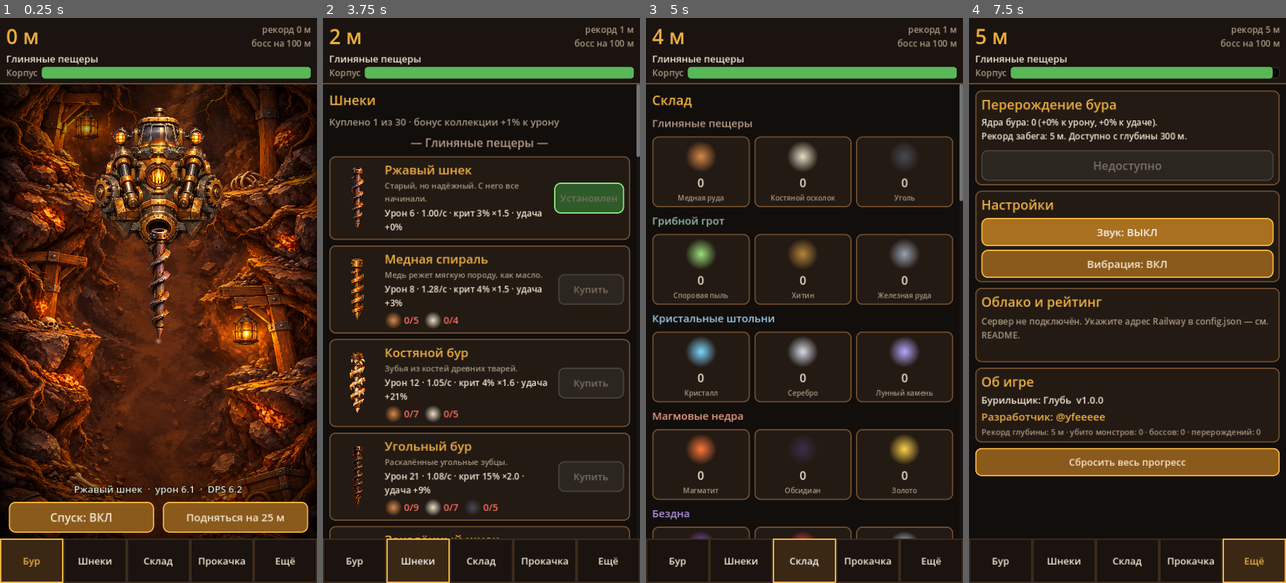
Above: before the commit, frames 1-4 (left to right).
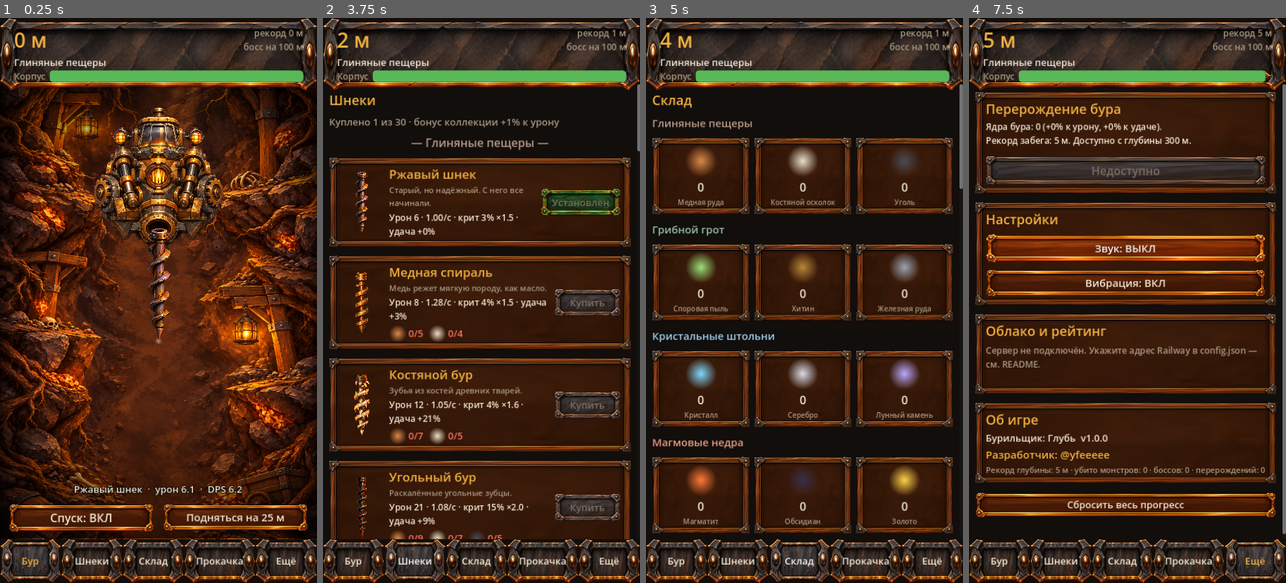
Above: after the commit, the same moments.

Repository: den1511bol/Test
Game: Godot game, scene res://scenes/Main.tscn
Two runs of this game, one before a commit and one after it. Both use one fixed random seed, a clock stepped at 60 frames per second and the inputs below.
Inputs:
- Up to frame 1 (0.25 s): no input
- Up to frame 2 (3.75 s): click "Спуск: ВКЛ" at 0.5 s; click "Фарм здесь (спуск выкл.)" at 1.25 s; click "Подняться на 25 м" at 2 s; click "Бур" at 2.75 s; click "Шнеки" at 3.5 s
- Up to frame 3 (5 s): click "Склад" at 4.25 s
- Up to frame 4 (7.5 s): click "Прокачка" at 5 s; click "Склад" at 5.75 s; click "Ещё" at 6.5 s; click "Звук: ВКЛ" at 7.25 s

The runs differ from the first frame. In frame 1, 17% of the frame differs, in the area x 0-100%, y 0-100%; in frame 2, 40%; in frame 3, 41%; in frame 4, 55%.

Commit message:
Add UI frames as 9-slice textures (panel, buttons, tabs, header, bar)
Co-Authored-By: Claude Opus 5.5 <noreply@anthropic.com>
Claude-Session: https://claude.ai/code/session_01CNTekXFGRpEBgTqGkXDMWp

Diff:
--- /dev/null
+++ b/deepdrill/assets/ui/margins.json
@@ -0,0 +1 @@
+{"button": [30, 25], "button_hover": [30, 26], "button_pressed": [30, 26], "button_dis": [30, 26], "button_ok": [30, 26], "panel": [28, 30], "tab": [33, 22], "tab_sel": [30, 22], "header": [40, 26], "bar_bg": [22, 12]}
--- a/deepdrill/scripts/UI.gd
+++ b/deepdrill/scripts/UI.gd
@@ -16,12 +16,22 @@
 static func style(kind: String) -> StyleBox:
 	var path := "res://assets/ui/%s.png" % kind
 	if Assets.has_art(path):
+		var m: Array = _margins().get(kind, [28, 28])
 		var sb := StyleBoxTexture.new()
 		sb.texture = Assets.get_tex(path)
-		sb.texture_margin_left = 28
-		sb.texture_margin_right = 28
-		sb.texture_margin_top = 28
-		sb.texture_margin_bottom = 28
+		sb.texture_margin_left = m[0]
+		sb.texture_margin_right = m[0]
+		sb.texture_margin_top = m[1]
+		sb.texture_margin_bottom = m[1]
+		sb.content_margin_left = m[0] * 0.7 + 4
+		sb.content_margin_right = m[0] * 0.7 + 4
+		sb.content_margin_top = m[1] * 0.6 + 2
+		sb.content_margin_bottom = m[1] * 0.6 + 2
+		if kind == "bar_bg":
+			sb.content_margin_left = 6
+			sb.content_margin_right = 6
+			sb.content_margin_top = 5
+			sb.content_margin_bottom = 5
 		return sb
 	var f := StyleBoxFlat.new()
 	f.set_corner_radius_all(14)
@@ -78,6 +88,17 @@
 		_:
 			f.bg_color = C_PANEL
 	return f
+
+
+static var _m_cache := {}
+
+
+static func _margins() -> Dictionary:
+	if _m_cache.is_empty() and FileAccess.file_exists("res://assets/ui/margins.json"):
+		var d = JSON.parse_string(FileAccess.get_file_as_string("res://assets/ui/margins.json"))
+		if d is Dictionary:
+			_m_cache = d
+	return _m_cache
 
 
 static func lbl(text: String, size: int = 24, color: Color = C_TEXT, align: int = HORIZONTAL_ALIGNMENT_LEFT, outline: bool = false) -> Label:
Binary file added: deepdrill/assets/ui/bar_bg.png
Binary file added: deepdrill/assets/ui/button.png
Binary file added: deepdrill/assets/ui/button_dis.png
Binary file added: deepdrill/assets/ui/button_hover.png
Binary file added: deepdrill/assets/ui/button_ok.png
Binary file added: deepdrill/assets/ui/button_pressed.png
Binary file added: deepdrill/assets/ui/header.png
Binary file added: deepdrill/assets/ui/panel.png
Binary file added: deepdrill/assets/ui/tab.png
Binary file added: deepdrill/assets/ui/tab_sel.png
